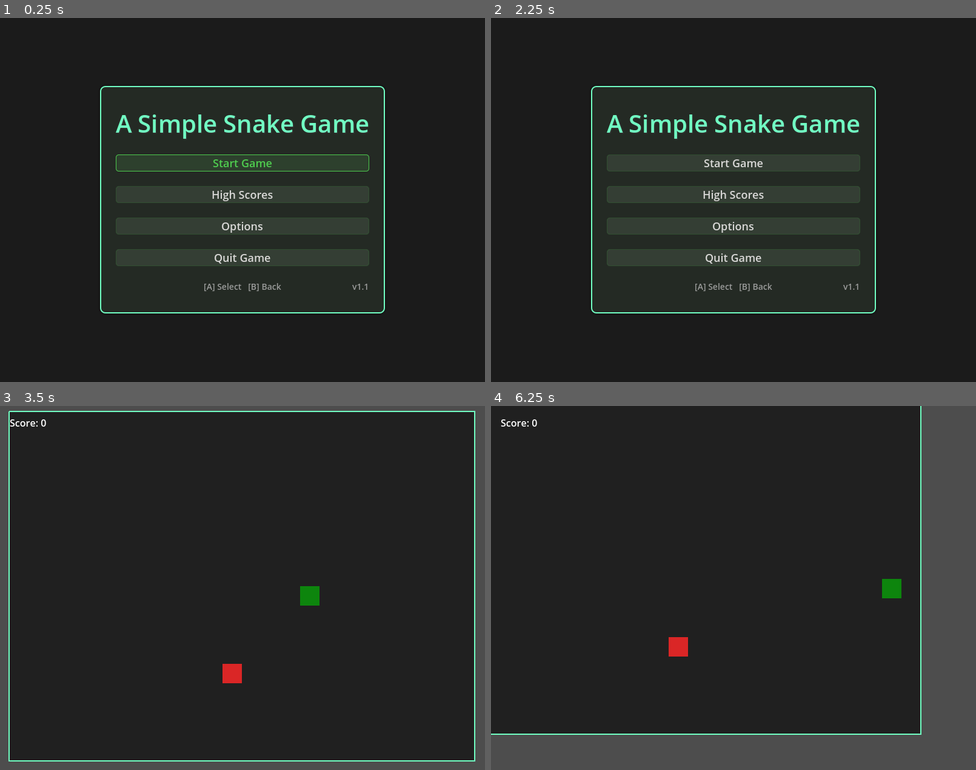
Above: before the commit, frames 1-4 (two rows, left to right).
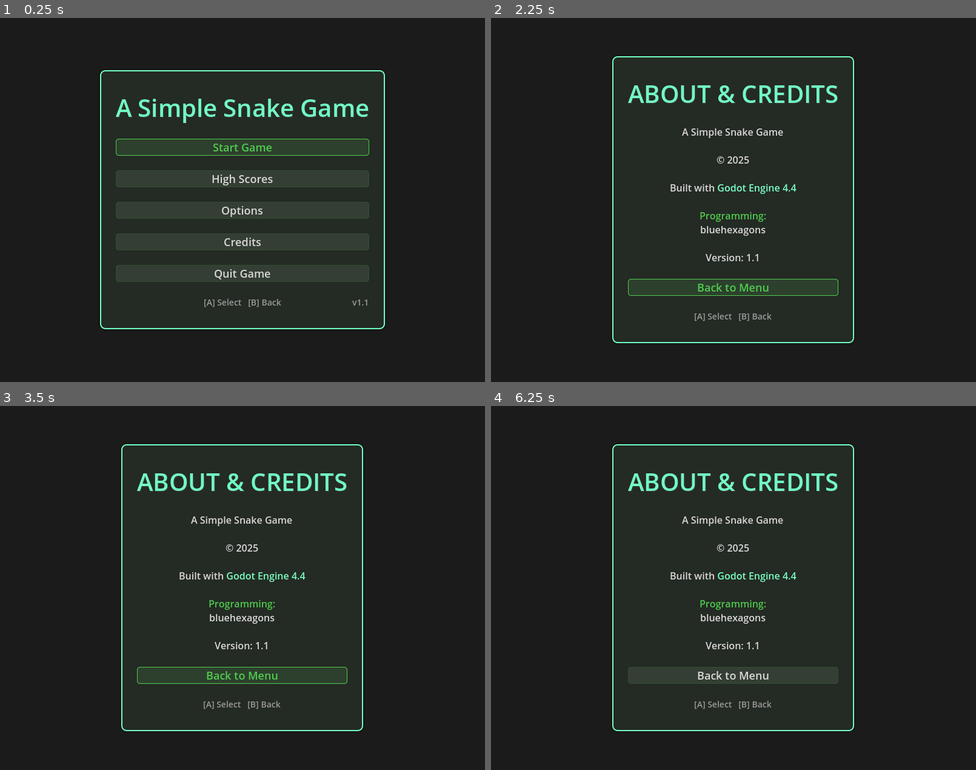
Above: after the commit, the same moments.

Repository: bluehexagons/snake2d
Game: Godot game, scene res://scenes/main/main.tscn
Two runs of this game, one before a commit and one after it. Both use one fixed random seed, a clock stepped at 60 frames per second and the inputs below.
Inputs (mouse positions are in pixels of both pictures, inside the frame that each line leads up to):
- Up to frame 1 (0.25 s): no input
- Up to frame 2 (2.25 s): click "Options" at 0.5 s; click "Back to Menu" at 1.25 s; click (733, 243) at 2 s, where only the run after the commit has a clickable "Credits"
- Up to frame 3 (3.5 s): click (242, 551) at 2.75 s, where only the run before the commit has a clickable "Start Game"
- Up to frame 4 (6.25 s): move the mouse to (840, 569) at 3.52 s; hold Right (right) 3.53-4.28 s; click (840, 569) at 3.67 s; move the mouse to (636, 606) at 4.27 s; hold Down (down) 4.28-5.03 s; move the mouse to (782, 507) at 5.02 s; hold Right (right) 5.03-5.78 s; move the mouse to (709, 660) at 5.77 s; hold Up (ui_up) from 5.78 s (still down); click (709, 660) at 5.92 s

The runs differ from the first frame. In frame 1, 4.6% of the frame differs, in the area x 20-80%, y 14-86%; in frame 2, 5.9%; in frame 3, 13%; in frame 4, 26%, in the area x 0-100%, y 0-100%.

Commit message:
More menu fixes, AI-drafted credits screen

Diff:
--- a/scenes/main/main.gd
+++ b/scenes/main/main.gd
@@ -26,6 +26,7 @@
 var paused := false
 var in_game := false
 var in_options_menu := false
+var in_credits_menu := false
 
 # Platform detection for mobile UI
 var is_mobile := false
@@ -47,7 +48,6 @@
 
 	high_scores.sort_custom(func(a, b): return a > b)  # Sort descending
 
-	# Connect main menu buttons
 	var main_menu := $UILayer/MainMenu
 	var start_button := main_menu.get_node("PanelContainer/MarginContainer/VBoxContainer/StartButton")
 	start_button.pressed.connect(_on_start_pressed)
@@ -61,19 +61,23 @@
 	options_button.pressed.connect(_on_options_pressed)
 	options_button.button_down.connect(AudioManager.play_click)
 
+	var credits_button := main_menu.get_node("PanelContainer/MarginContainer/VBoxContainer/CreditsButton")
+	credits_button.pressed.connect(_on_credits_pressed)
+	credits_button.button_down.connect(AudioManager.play_click)
+
 	var quit_button := main_menu.get_node("PanelContainer/MarginContainer/VBoxContainer/QuitButton")
 	quit_button.pressed.connect(_on_quit_game_pressed)
 	quit_button.button_down.connect(AudioManager.play_click)
 
-	# Connect options menu signals
 	var options_menu := $UILayer/OptionsMenu
 	options_menu.options_closed.connect(_on_options_back_pressed)
 
-	# Connect high scores menu signals
+	var credits_screen := $UILayer/CreditsScreen
+	credits_screen.credits_screen_closed.connect(_on_credits_back_pressed)
+
 	var high_scores_menu := $UILayer/HighScoresMenu
 	high_scores_menu.high_scores_closed.connect(_on_high_scores_back_pressed)
 
-	# Connect pause menu buttons
 	var pause_menu := $UILayer/PauseMenu
 	var resume_button := pause_menu.get_node("PanelContainer/MarginContainer/VBoxContainer/ResumeButton")
 	resume_button.pressed.connect(_on_resume_pressed)
@@ -86,7 +90,6 @@
 	var pause_sound_button := pause_menu.get_node("PanelContainer/MarginContainer/VBoxContainer/SoundButton")
 	pause_sound_button.pressed.connect(_on_sound_toggled)
 
-	# Connect game over buttons
 	var game_over_menu := $UILayer/GameOverContainer/VBoxContainer
 	var restart_button := game_over_menu.get_node("RestartButton")
 	restart_button.pressed.connect(_on_restart_pressed)
@@ -100,11 +103,9 @@
 	game_world = $GameLayer/GameViewport/GameWorld
 	game_manager = %GameManager
 
-	# Connect GameManager signals
 	game_manager.score_updated.connect(_on_score_updated)
 	game_manager.game_over.connect(_on_game_over)
 
-	# Start in menu state
 	get_tree().paused = true
 	$UIBackground.visible = true
 	$UILayer/MainMenu.visible = true
@@ -112,11 +113,9 @@
 	$UILayer/ScoreLabel.visible = false
 	game_world.visible = false
 
-	# Connect focus sounds to all buttons
 	for button in _get_all_buttons():
 		button.focus_entered.connect(AudioManager.play_focus)
 
-	# Set initial focus
 	_update_menu_focus()
 
 	get_tree().root.size_changed.connect(_on_window_resize)
@@ -142,6 +141,8 @@
 		$UILayer/GameOverContainer/VBoxContainer/RestartButton.grab_focus()
 	elif $UILayer/HighScoresMenu.visible:
 		$UILayer/HighScoresMenu/PanelContainer/MarginContainer/VBoxContainer/BackButton.grab_focus()
+	elif $UILayer/CreditsScreen.visible:
+		$UILayer/CreditsScreen/PanelContainer/MarginContainer/VBoxContainer/BackButton.grab_focus()
 
 
 func _on_start_pressed() -> void:
@@ -165,6 +166,18 @@
 	$UILayer/MainMenu.visible = true
 	$UILayer/OptionsMenu.visible = false
 	in_options_menu = false
+	_update_menu_focus()
+
+func _on_credits_pressed() -> void:
+	$UILayer/MainMenu.visible = false
+	$UILayer/CreditsScreen.visible = true
+	in_credits_menu = true
+	_update_menu_focus()
+
+func _on_credits_back_pressed() -> void:
+	$UILayer/MainMenu.visible = true
+	$UILayer/CreditsScreen.visible = false
+	in_credits_menu = false
 	_update_menu_focus()
 
 func _start_game() -> void:
@@ -387,6 +400,9 @@
 		elif in_options_menu:
 			_on_options_back_pressed()
 			get_viewport().set_input_as_handled()
+		elif in_credits_menu:
+			_on_credits_back_pressed()
+			get_viewport().set_input_as_handled()
 		elif in_game:
 			_toggle_pause()
 			get_viewport().set_input_as_handled()
--- a/scenes/main/main.tscn
+++ b/scenes/main/main.tscn
@@ -6,6 +6,7 @@
 [ext_resource type="Script" uid="uid://cwxedntvwg1wx" path="res://scenes/main/gameplay.gd" id="4_5upsq"]
 [ext_resource type="PackedScene" uid="uid://optionsmenu" path="res://scenes/ui/options_menu.tscn" id="5_options"]
 [ext_resource type="PackedScene" uid="uid://bmg65xy5c6ubo" path="res://scenes/ui/high_scores_menu.tscn" id="6_highscores"]
+[ext_resource type="PackedScene" uid="uid://bj6w0rdbd1g4b" path="res://scenes/ui/credits_screen.tscn" id="7_creditsscreen"]
 
 [node name="Main" type="Control"]
 layout_mode = 3
@@ -80,6 +81,9 @@
 [node name="HighScoresMenu" parent="UILayer" instance=ExtResource("6_highscores")]
 visible = false
 
+[node name="CreditsScreen" parent="UILayer" instance=ExtResource("7_creditsscreen")]
+visible = false
+
 [node name="PauseMenu" parent="UILayer" instance=ExtResource("2_pause")]
 visible = false
 
--- /dev/null
+++ b/scenes/ui/credits_screen.gd
@@ -0,0 +1,19 @@
+extends CenterContainer
+
+signal credits_screen_closed
+
+var back_button: Button
+
+func _ready():
+	back_button = %BackButton
+
+	back_button.pressed.connect(_on_back_pressed)
+	back_button.button_down.connect(AudioManager.play_click)
+
+func _on_back_pressed() -> void:
+	credits_screen_closed.emit()
+
+func _unhandled_input(event: InputEvent) -> void:
+	if event.is_action_pressed("ui_cancel"):
+		_on_back_pressed()
+		get_viewport().set_input_as_handled()
--- /dev/null
+++ b/scenes/ui/credits_screen.tscn
@@ -0,0 +1,72 @@
+[gd_scene load_steps=3 format=3 uid="uid://bj6w0rdbd1g4b"]
+
+[ext_resource type="Script" uid="uid://ckpcnsqsf6mel" path="res://scenes/ui/credits_screen.gd" id="1_credits"]
+[ext_resource type="Theme" uid="uid://c3mk77g6ame25" path="res://themes/snake_ui_theme.tres" id="2_theme"]
+
+[node name="CreditsScreen" type="CenterContainer"]
+process_mode = 2
+anchors_preset = 15
+anchor_right = 1.0
+anchor_bottom = 1.0
+grow_horizontal = 2
+grow_vertical = 2
+theme = ExtResource("2_theme")
+script = ExtResource("1_credits")
+
+[node name="PanelContainer" type="PanelContainer" parent="."]
+layout_mode = 2
+
+[node name="MarginContainer" type="MarginContainer" parent="PanelContainer"]
+layout_mode = 2
+theme_override_constants/margin_left = 24
+theme_override_constants/margin_top = 32
+theme_override_constants/margin_right = 24
+theme_override_constants/margin_bottom = 32
+
+[node name="VBoxContainer" type="VBoxContainer" parent="PanelContainer/MarginContainer"]
+layout_mode = 2
+focus_mode = 2
+theme_override_constants/separation = 24
+
+[node name="TitleLabel" type="Label" parent="PanelContainer/MarginContainer/VBoxContainer"]
+layout_mode = 2
+theme_type_variation = &"TitleLabel"
+text = "ABOUT & CREDITS"
+horizontal_alignment = 1
+
+[node name="CreditsRichText" type="RichTextLabel" parent="PanelContainer/MarginContainer/VBoxContainer"]
+custom_minimum_size = Vector2(300, 200)
+layout_mode = 2
+theme_override_colors/default_color = Color(0.85098, 0.847059, 0.843137, 1)
+bbcode_enabled = true
+text = "[center]A Simple Snake Game
+
+© 2025
+
+Built with [color=#7affc3]Godot Engine 4.4[/color]
+
+[color=#4dc94d]Programming:[/color]
+bluehexagons
+
+Version: 1.1[/center]"
+fit_content = true
+
+[node name="BackButton" type="Button" parent="PanelContainer/MarginContainer/VBoxContainer"]
+unique_name_in_owner = true
+custom_minimum_size = Vector2(200, 0)
+layout_mode = 2
+focus_neighbor_top = NodePath(".")
+focus_neighbor_bottom = NodePath(".")
+focus_next = NodePath(".")
+focus_previous = NodePath(".")
+text = "Back to Menu"
+
+[node name="ButtonHints" type="HBoxContainer" parent="PanelContainer/MarginContainer/VBoxContainer"]
+layout_mode = 2
+alignment = 1
+
+[node name="Label" type="Label" parent="PanelContainer/MarginContainer/VBoxContainer/ButtonHints"]
+layout_mode = 2
+theme_type_variation = &"HintLabel"
+text = "[A] Select   [B] Back"
+horizontal_alignment = 1
--- a/scenes/ui/high_scores_menu.gd
+++ b/scenes/ui/high_scores_menu.gd
@@ -15,27 +15,14 @@
 	back_button.focus_entered.connect(AudioManager.play_focus)
 
 func _process(delta: float) -> void:
+	if not self.visible:
+		return
+
 	# Handle input for scrolling
 	var scroll_input: float = Input.get_axis("ui_up", "ui_down")
 	if scroll_input != 0:
 		# Scroll the container based on input direction
 		scroll_container.scroll_vertical += int(scroll_input * SCROLL_SPEED)
-
-func _input(event: InputEvent) -> void:
-	if not self.visible:
-		return
-
-	var handled := false
-	# Handle gamepad stick input for scrolling
-	if event is InputEventJoypadMotion:
-		if event.axis == JOY_AXIS_LEFT_Y or event.axis == JOY_AXIS_RIGHT_Y:
-			if abs(event.axis_value) > 0.2:  # Small deadzone
-				var direction = sign(event.axis_value)
-				scroll_container.scroll_vertical += int(direction * SCROLL_SPEED * 0.5)
-				handled = true
-
-	if handled:
-		get_viewport().set_input_as_handled()
 
 func update_scores(scores: Array[int]) -> void:
 	for child in scores_list.get_children():
@@ -54,4 +41,5 @@
 			scores_list.add_child(score_label)
 
 func _on_back_pressed() -> void:
+	scroll_container.scroll_vertical = 0
 	high_scores_closed.emit()
--- a/scenes/ui/main_menu.tscn
+++ b/scenes/ui/main_menu.tscn
@@ -172,6 +172,23 @@
 custom_minimum_size = Vector2(200, 0)
 layout_mode = 2
 focus_neighbor_top = NodePath("../ScoresButton")
+focus_neighbor_bottom = NodePath("../CreditsButton")
+theme_override_colors/font_hover_color = Color(0.305882, 0.8, 0.305882, 1)
+theme_override_colors/font_color = Color(0.85098, 0.847059, 0.843137, 1)
+theme_override_colors/font_focus_color = Color(0.305882, 0.8, 0.305882, 1)
+theme_override_colors/font_pressed_color = Color(0.443137, 1, 0.764706, 1)
+theme_override_font_sizes/font_size = 18
+theme_override_styles/focus = SubResource("StyleBoxFlat_button_focus")
+theme_override_styles/hover = SubResource("StyleBoxFlat_button_hover")
+theme_override_styles/pressed = SubResource("StyleBoxFlat_button_pressed")
+theme_override_styles/normal = SubResource("StyleBoxFlat_button_normal")
+text = "Options"
+
+[node name="CreditsButton" type="Button" parent="PanelContainer/MarginContainer/VBoxContainer"]
+unique_name_in_owner = true
+custom_minimum_size = Vector2(200, 0)
+layout_mode = 2
+focus_neighbor_top = NodePath("../OptionsButton")
 focus_neighbor_bottom = NodePath("../QuitButton")
 theme_override_colors/font_hover_color = Color(0.305882, 0.8, 0.305882, 1)
 theme_override_colors/font_color = Color(0.85098, 0.847059, 0.843137, 1)
@@ -182,13 +199,13 @@
 theme_override_styles/hover = SubResource("StyleBoxFlat_button_hover")
 theme_override_styles/pressed = SubResource("StyleBoxFlat_button_pressed")
 theme_override_styles/normal = SubResource("StyleBoxFlat_button_normal")
-text = "Options"
+text = "Credits"
 
 [node name="QuitButton" type="Button" parent="PanelContainer/MarginContainer/VBoxContainer"]
 unique_name_in_owner = true
 custom_minimum_size = Vector2(200, 0)
 layout_mode = 2
-focus_neighbor_top = NodePath("../OptionsButton")
+focus_neighbor_top = NodePath("../CreditsButton")
 focus_neighbor_bottom = NodePath("../StartButton")
 theme_override_colors/font_hover_color = Color(0.85098, 0.321569, 0.321569, 1)
 theme_override_colors/font_color = Color(0.85098, 0.847059, 0.843137, 1)
Not shown: 1 places in scenes/main/main.tscn that only renumber resources
Not shown, added: scenes/ui/credits_screen.gd.uid
